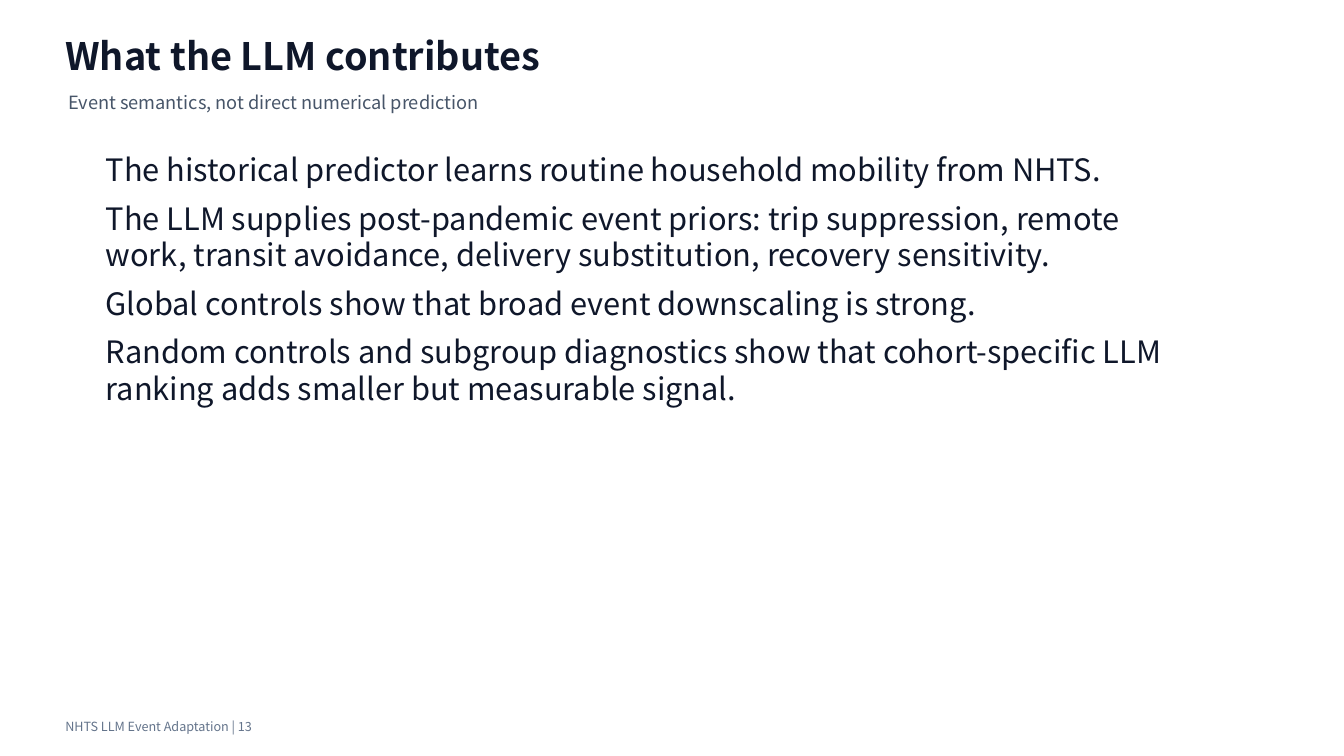
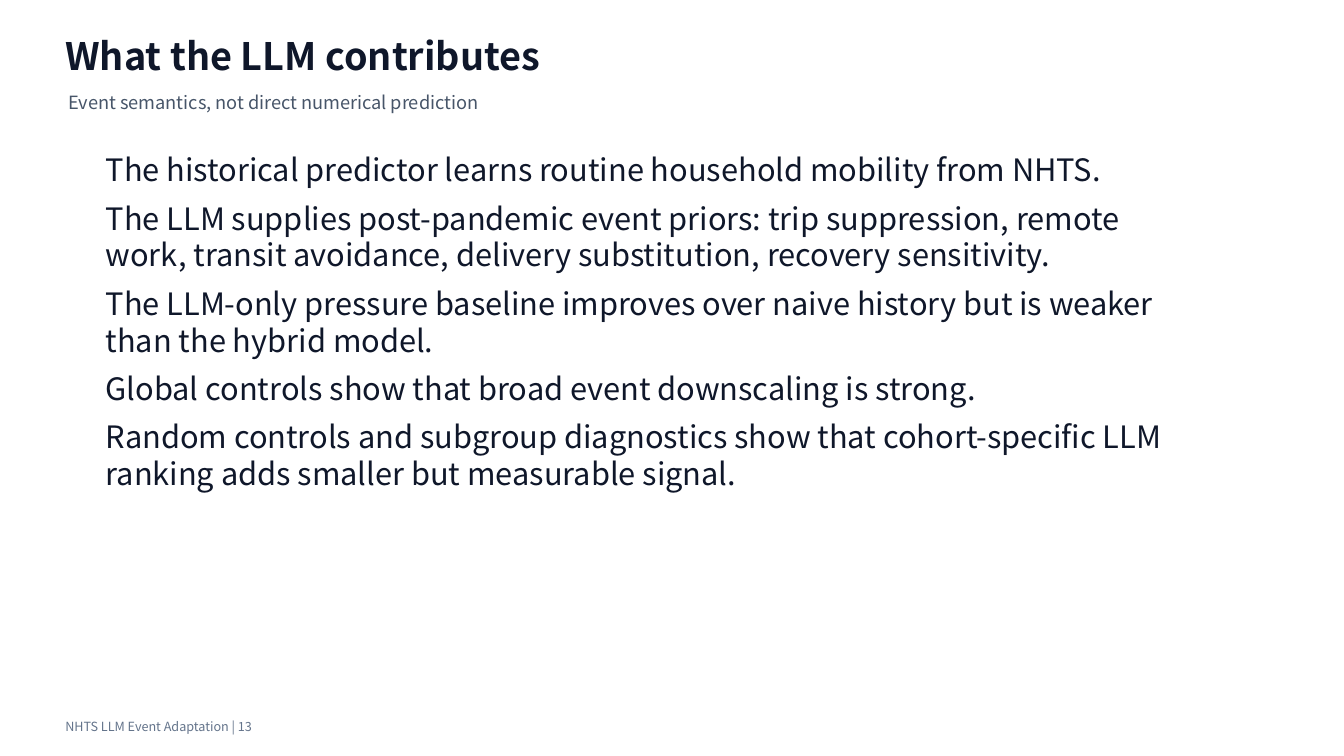
Before and after one commit to Lrving-code/NHTS-Travel-Prediction, a slide deck: slide 13 of outputs/final_project/NHTS_LLM_Event_Adaptation_Optimized_Presentation.pptx. Drawn at 1344x756 pixels with LibreOffice and Linux fonts; fonts in the diff are those of the drawing. Boxes give left, top, right and bottom in pixels: in the first picture for what was removed or moved away, otherwise in the second. Text is boxed around its words. In the diff, an @@ line names an element or a change of style, - is before the commit and + after.

```diff
--- a/outputs/final_project/NHTS_LLM_Event_Adaptation_Optimized_Presentation.pptx
+++ b/outputs/final_project/NHTS_LLM_Event_Adaptation_Optimized_Presentation.pptx
@@ text at box(106, 290, 1153, 359): paragraph added @@
+The LLM-only pressure baseline improves over naive history but is weaker than the hybrid model.
```
Also in this commit, not shown: 7 other slides changed, 20 other files.
